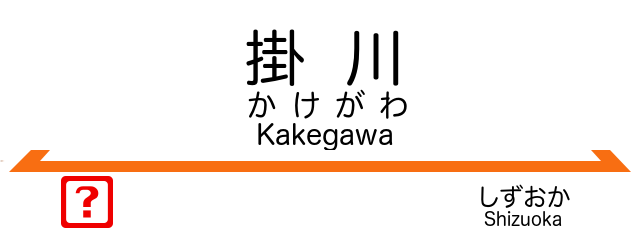
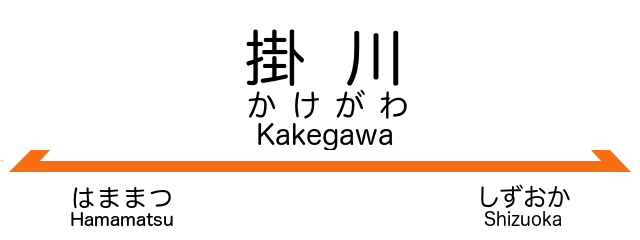
Before/after of a 640px x 240px layered artwork. What changed in the layer stack:
painted on "次駅" over [61, 176, 173, 228]
